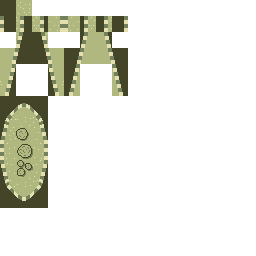
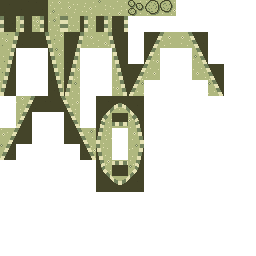
Layer changes from the first (256, 256) image to the second:
renamed "Layer 22" to "Layer 36", painted on it over (0, 0, 224, 208)
